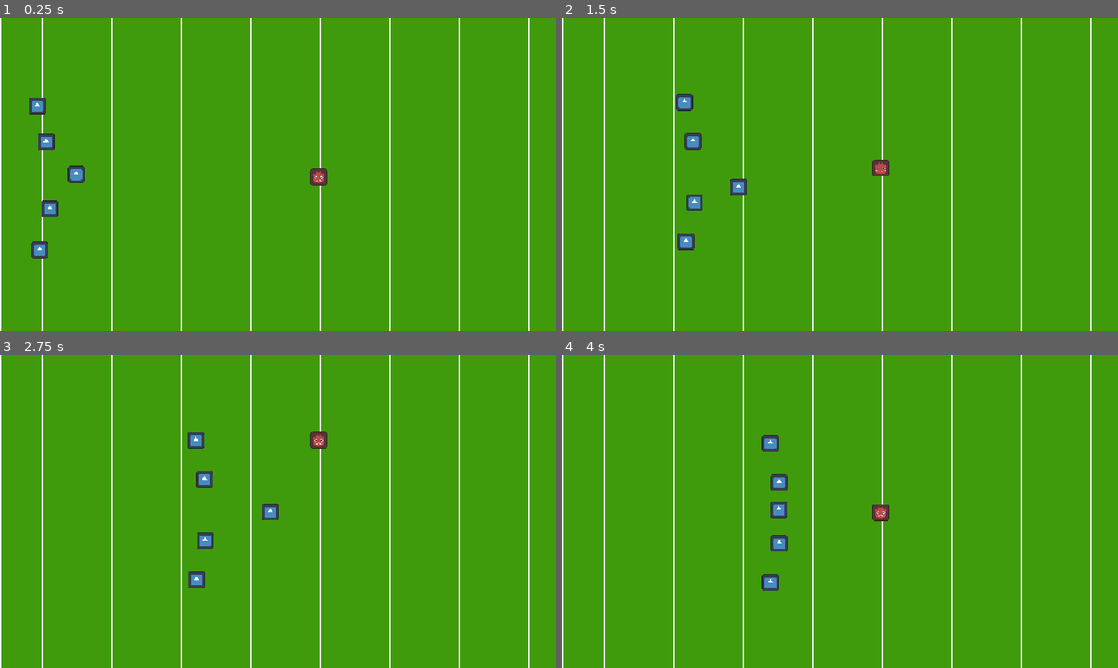
Above: before the commit, frames 1-4 (two rows, left to right).
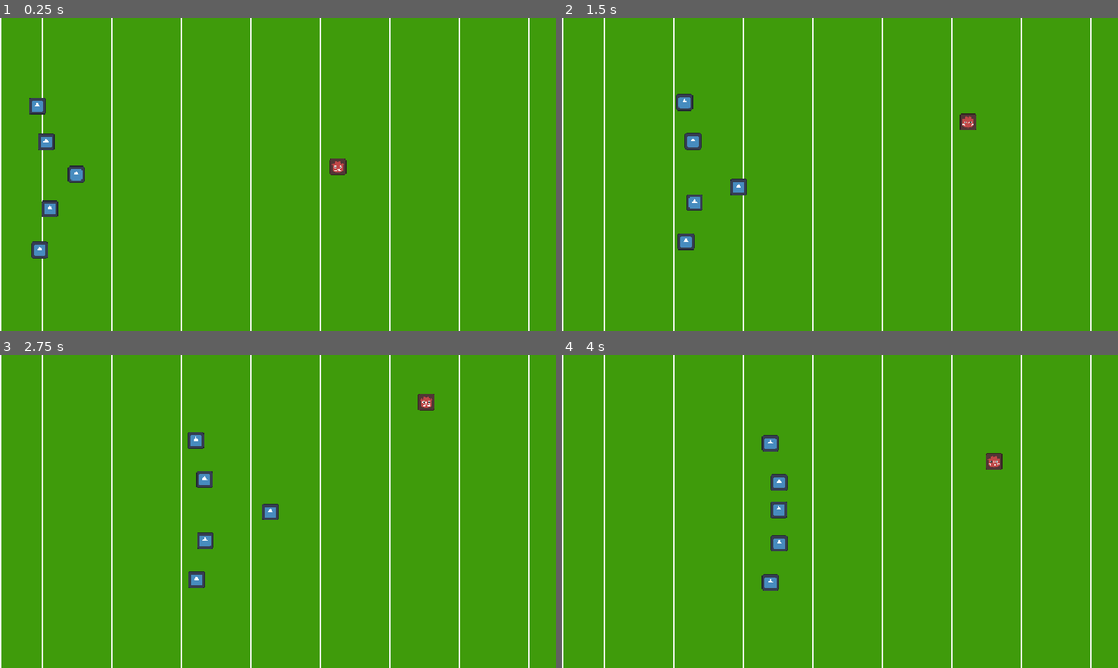
Above: after the commit, the same moments.

Repository: 24143-maker/11DIT_ASSIGMENT
Game: Godot game, scene res://scenes/match/match.tscn
Two runs of this game, one before a commit and one after it. Both use one fixed random seed, a clock stepped at 60 frames per second and the inputs below. The engine's default icon, where the game draws it, is replaced by a stand-in: a white triangle on a blue panel in a dark square.
Inputs:
- Up to frame 1 (0.25 s): no input
- Up to frame 2 (1.5 s): hold D (move_right) 0.53-1.28 s; hold Shift (sprint) 0.53-1.28 s; hold S (move_down) from 1.28 s (still down); tap Shift (sprint) at 1.35 s
- Up to frame 3 (2.75 s): release S (move_down) at 2.03 s; hold D (move_right) from 2.03 s (still down); hold Shift (sprint) from 2.03 s (still down)
- Up to frame 4 (4 s): release D (move_right) at 2.78 s; release Shift (sprint) at 2.78 s; hold W (move_up) 2.78-3.53 s; tap Shift (sprint) at 2.85 s; hold A (move_left) from 3.53 s (still down); hold Shift (sprint) from 3.53 s (still down)

The runs differ from the first frame. In frame 1, 0.3% of the frame differs, in the area x 55-63%, y 44-54%; in frame 2, 0.3%; in frame 3, 0.3%; in frame 4, 0.3%.
Error before the commit: Invalid access to property or key 'global_position' on a base object of type 'Nil'. (res://scripts/defender.gd:30)

Commit message:
adds tackle count

Diff:
--- a/project.godot
+++ b/project.godot
@@ -12,7 +12,11 @@
 
 config/name="11dit Assigment"
 run/main_scene="uid://b743blvwst0tc"
-config/features=PackedStringArray("4.6", "GL Compatibility")
+config/features=PackedStringArray("4.7", "GL Compatibility")
+
+[autoload]
+
+GameState="*uid://bduviymb47y01"
 
 [display]
 
--- a/scenes/match/match.tscn
+++ b/scenes/match/match.tscn
@@ -157,5 +157,5 @@
 position = Vector2(38, 326)
 support_offset = Vector2(-40, 80)
 
-[node name="Defender" parent="." unique_id=267604751 instance=ExtResource("4_nudob")]
+[node name="Defender" parent="." unique_id=267604751 groups=["defenders"] instance=ExtResource("4_nudob")]
 position = Vector2(367, 217)
--- a/scripts/defender.gd
+++ b/scripts/defender.gd
@@ -6,12 +6,19 @@
 @export var base_speed: float = 100.0
 @export var tackle_stat: int = 55
 @export var reaction_delay: float = 0.2
+@export var tackle_radius: float = 20.0
+@export var chase_distance: float = 90.0
+@export var debug: bool = true          # set false once it all works
 
 var state: State = State.LINE
 var slot_y: float = 100.0
 var line_x: float = 500.0
 var ball_carrier: Node2D = null
 var _react_timer: float = 0.0
+
+func _ready() -> void:
+	if debug:
+		print(name, " ready. carrier = ", ball_carrier)
 
 func _physics_process(delta: float) -> void:
 	match state:
@@ -21,17 +28,18 @@
 	move_and_slide()
 
 func _do_line(delta: float) -> void:
-
 	var target := Vector2(line_x, slot_y)
 	if ball_carrier:
 		target.y = lerp(slot_y, ball_carrier.global_position.y, 0.4)
 
-
-	if global_position.distance_to(ball_carrier.global_position) < 90.0:
-		_react_timer += delta
-		if _react_timer >= reaction_delay:
-			state = State.CHASE
-			_react_timer = 0.0
+		var d: float = global_position.distance_to(ball_carrier.global_position)
+		if d < chase_distance:
+			_react_timer += delta
+			if _react_timer >= reaction_delay:
+				state = State.CHASE
+				_react_timer = 0.0
+				if debug:
+					print(name, " -> CHASE (dist ", int(d), ")")
 
 	velocity = (target - global_position).limit_length(base_speed)
 
@@ -40,12 +48,42 @@
 		state = State.LINE
 		return
 
+	var dist: float = global_position.distance_to(ball_carrier.global_position)
+
+	if dist < tackle_radius and GameState.play_active:
+		_attempt_tackle()
+		return
+
 	var lead: Vector2 = ball_carrier.velocity * 0.25
-	var target: Vector2 = ball_carrier.global_position + lead
-	velocity = (target - global_position).normalized() * base_speed
+	velocity = (ball_carrier.global_position + lead - global_position).normalized() * base_speed
 
 func _do_retreat(_delta: float) -> void:
 	var target := Vector2(line_x, slot_y)
 	velocity = (target - global_position).limit_length(base_speed * 1.5)
 	if global_position.distance_to(target) < 10.0:
 		state = State.LINE
+
+func _attempt_tackle() -> void:
+	if debug:
+		print(name, " attempting tackle")
+
+	var carrier_strength: int = 50
+	if "strength_stat" in ball_carrier:
+		carrier_strength = ball_carrier.strength_stat
+
+	var roll: int = randi_range(0, 40)
+	if debug:
+		print("    ", tackle_stat, " + ", roll, " vs ", carrier_strength)
+
+	# threshold lowered from the blueprint so tackles land reliably while testing
+	if tackle_stat + roll > carrier_strength:
+		if debug:
+			print("    TACKLE MADE")
+		GameState.play_active = false
+		GameState.register_tackle()
+	else:
+		if debug:
+			print("    broken tackle")
+		state = State.RETREAT
+		await get_tree().create_timer(0.5).timeout
+		state = State.LINE
--- /dev/null
+++ b/scripts/game_state.gd
@@ -0,0 +1,25 @@
+extends Node
+
+signal tackle_made(tackle_number: int)
+signal turnover()
+signal try_scored(team: int)
+
+var tackle_count: int = 0
+var possession: int = 0
+var score: Array[int] = [0, 0]
+var play_active: bool = true
+
+func register_tackle() -> void:
+	tackle_count += 1
+	print("TACKLE ", tackle_count)
+	tackle_made.emit(tackle_count)
+	if tackle_count > 6:
+		do_turnover()
+
+func do_turnover() -> void:
+	tackle_count = 0
+	possession = 1 - possession
+	turnover.emit()
+
+func reset_set() -> void:
+	tackle_count = 0
Not shown, added: scripts/game_state.gd.uid
